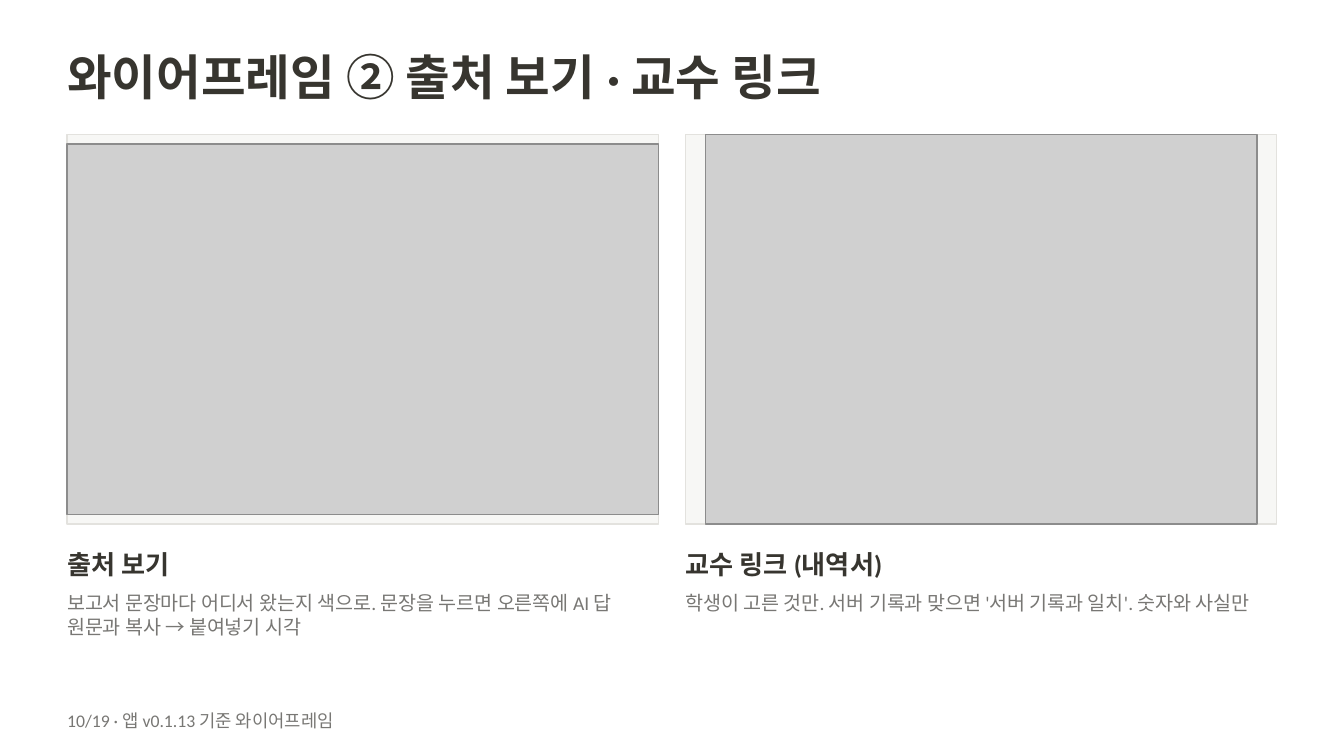
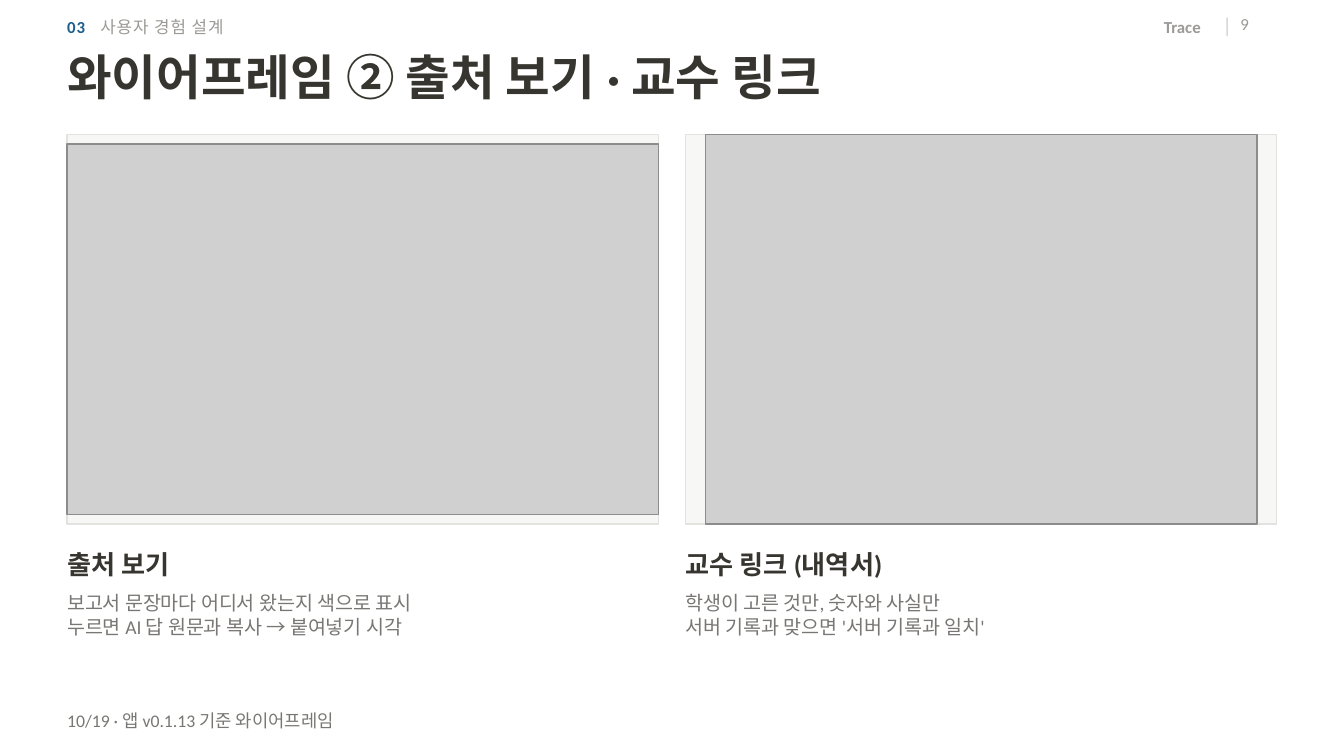
Before and after one commit to 20233014-KYH/trace, a slide deck: slide 9 of deck/중간발표_김용현.pptx. Drawn at 1344x756 pixels with LibreOffice and Linux fonts; fonts in the diff are those of the drawing; grey boxes stand for pictures; background and template pictures are left out. Boxes give left, top, right and bottom in pixels: in the first picture for what was removed or moved away, otherwise in the second. Text is boxed around its words. In the diff, an @@ line names an element or a change of style, - is before the commit and + after.

```diff
--- a/deck/중간발표_김용현.pptx
+++ b/deck/중간발표_김용현.pptx
@@ text added at <box>67,19,224,34</box>, 9 pt, text #9B9A95 @@
+03 사용자 경험 설계
@@ text added at <box>1164,22,1201,33</box>, 9 pt, text #9B9A95, bold @@
+Trace
@@ line added from (1227, 17) to (1227, 36), #D9D8D3 0.75 pt @@
@@ page number added at <box>1240,19,1249,30</box>, 9 pt, text #9B9A95 @@
+9
@@ text at <box>67,594,412,636</box>: text changed @@
-보고서 문장마다 어디서 왔는지 색으로. 문장을 누르면 오른쪽에 AI 답 원문과 복사 → 붙여넣기 시각
+보고서 문장마다 어디서 왔는지 색으로 표시
+누르면 AI 답 원문과 복사 → 붙여넣기 시각
@@ text at <box>685,594,984,636</box>: text changed @@
-학생이 고른 것만. 서버 기록과 맞으면 '서버 기록과 일치'. 숫자와 사실만
+학생이 고른 것만, 숫자와 사실만
+서버 기록과 맞으면 '서버 기록과 일치'
```
Also in this commit, not shown: 13 other slides changed, 2 other files.
